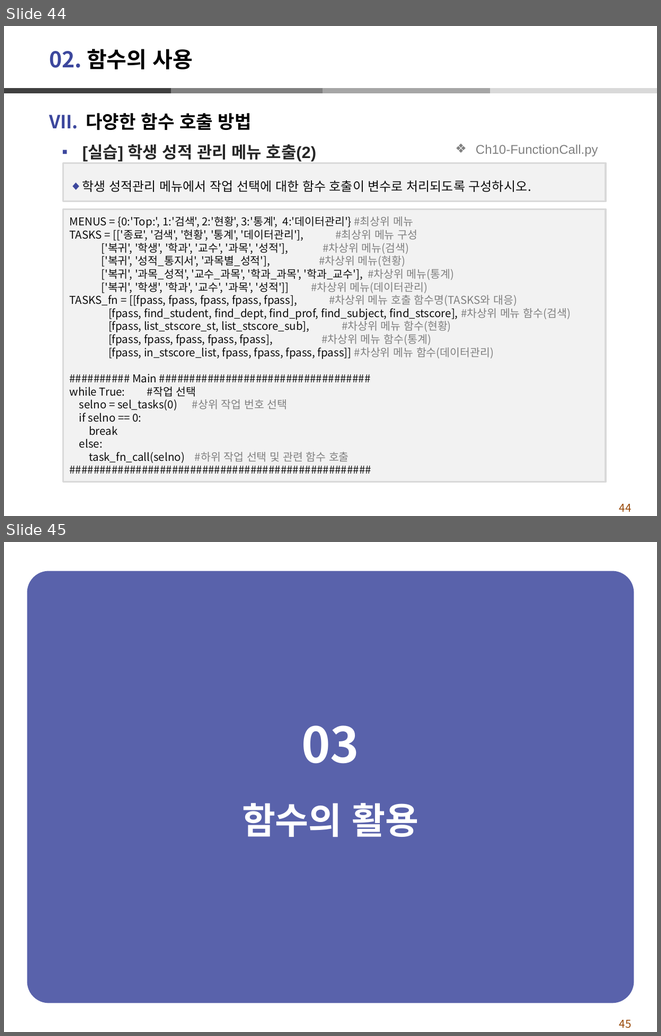
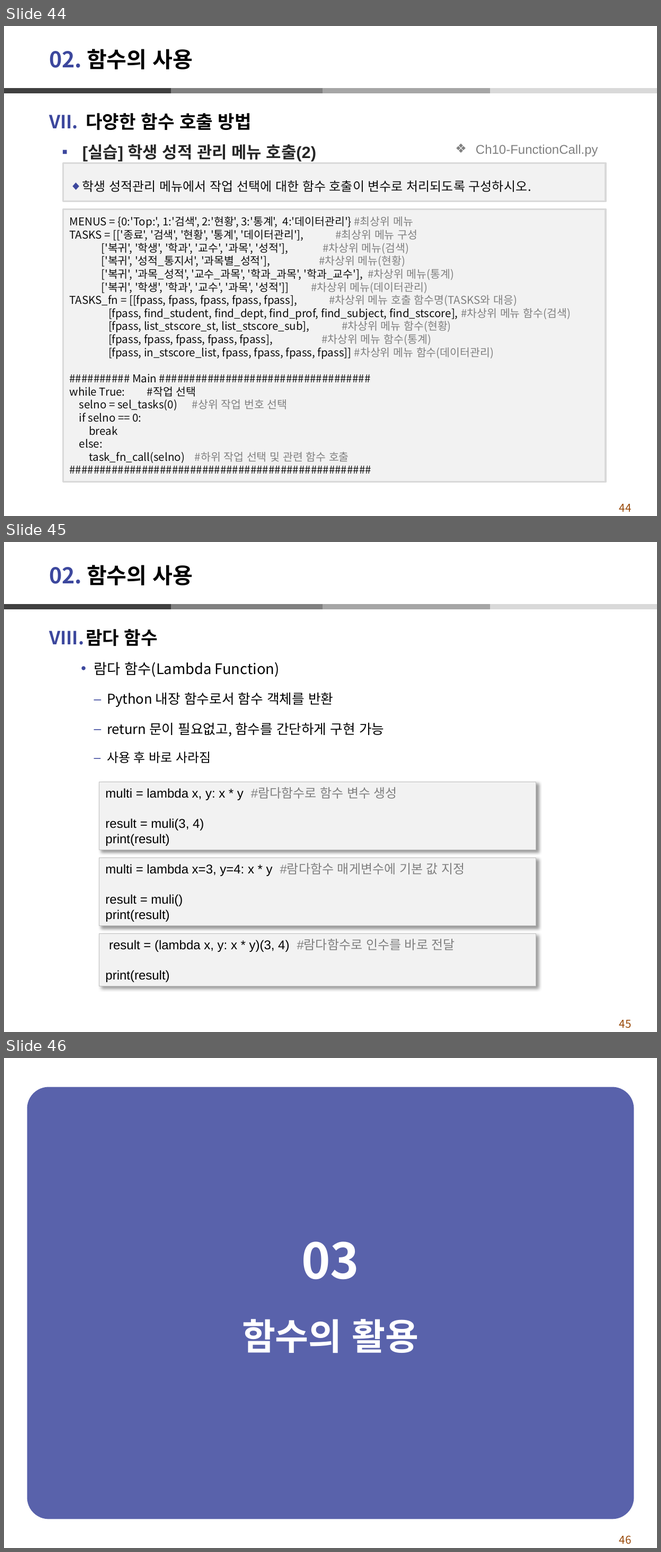
Before and after one commit to dndxor/BCPy, a slide deck: Ch10_함수.pptx. Shown one above the other, each under a label of ours: slides 44 and 45 before the commit, slides 44, 45 and 46 after it. The pictures are 661x1036 and 661x1552 pixels, drawn with LibreOffice and Linux fonts; fonts in the diff are those of the drawing. Boxes give left, top, right and bottom in pixels: in the first picture for what was removed or moved away, otherwise in the second. Text is boxed around its words. In the diff, an @@ line names an element or a change of style, - is before the commit and + after.

```diff
--- a/Ch10_함수.pptx
+++ b/Ch10_함수.pptx
@@ slide 45 added at bbox=[4, 542, 657, 1032], background #FFFFFF; not listed: 5 template elements that a slide beside it also shows @@
@@ title added at bbox=[49, 565, 193, 585], 24 pt, text #000000, bold @@
+02. 함수의 사용
@@ text added at bbox=[49, 629, 384, 763], 15 pt, text #000000 @@
+VIII. 람다 함수
+    • 람다 함수(Lambda Function)
+      – Python 내장 함수로서 함수 객체를 반환
+      – return 문이 필요없고, 함수를 간단하게 구현 가능
+      – 사용 후 바로 사라짐
@@ rectangle added at bbox=[99, 782, 536, 849], fill #F2F2F2, outline #BFBFBF 0.75 pt, 14 pt, text #000000 @@
+multi = lambda x, y: x * y #람다함수로 함수 변수 생성
+result = muli(3, 4)
+print(result)
@@ rectangle added at bbox=[99, 857, 536, 925], fill #F2F2F2, outline #BFBFBF 0.75 pt, 14 pt, text #000000 @@
+multi = lambda x=3, y=4: x * y #람다함수 매게변수에 기본 값 지정
+result = muli()
+print(result)
@@ rectangle added at bbox=[99, 933, 536, 986], fill #F2F2F2, outline #BFBFBF 0.75 pt, 14 pt, text #000000 @@
+result = (lambda x, y: x * y)(3, 4) #람다함수로 인수를 바로 전달
+print(result)
@@ what was slide 45 is now slide 46 @@
@@ page number at bbox=[619, 1535, 632, 1544]: text changed @@
-45
+46
```
Also in this commit, not shown: 3 other files.
